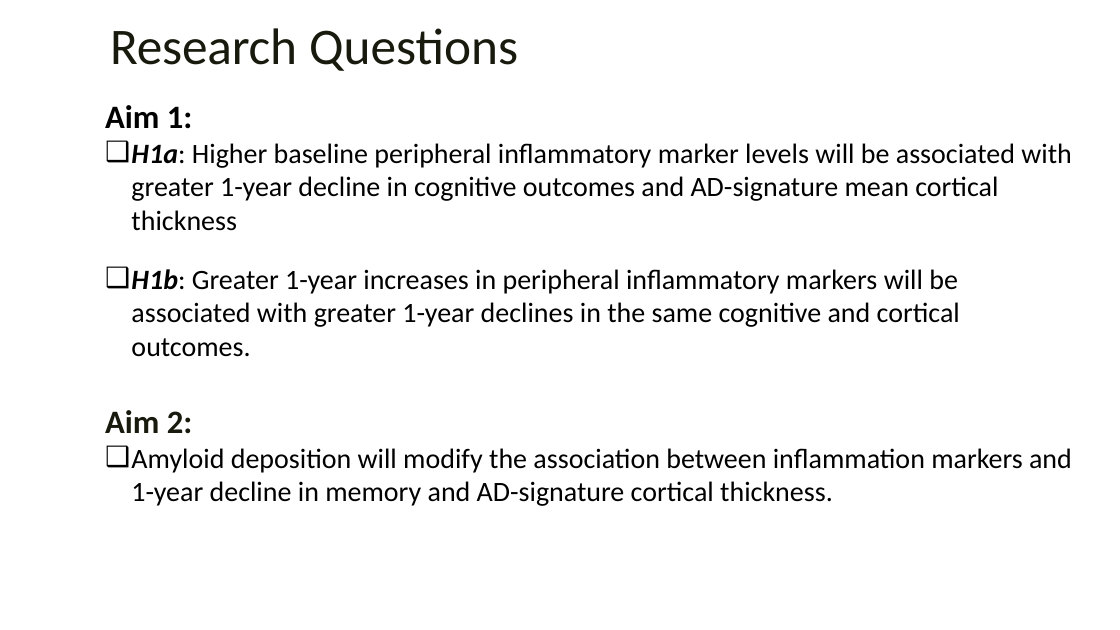
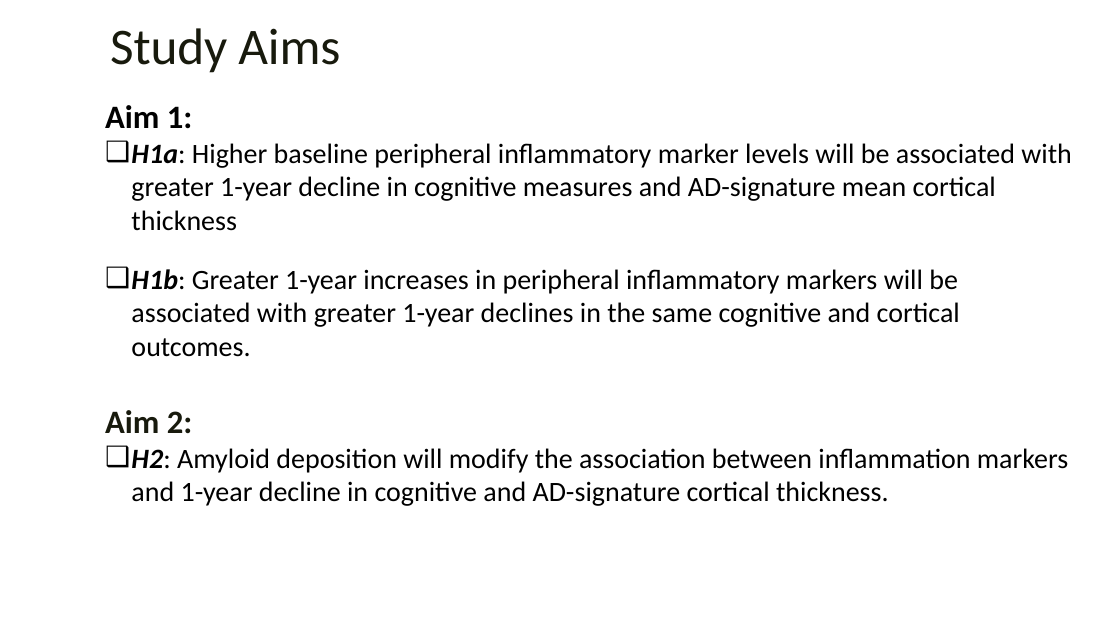
Before and after one commit to rysummers/BIOS6624-Class, a slide deck: slide 2 of Project2/Reports/Project2_Presentation_summers.pptx. Drawn at 1120x630 pixels with LibreOffice and Linux fonts; fonts in the diff are those of the drawing; background and template pictures are left out. Boxes give left, top, right and bottom in pixels: in the first picture for what was removed or moved away, otherwise in the second. Text is boxed around its words. In the diff, an @@ line names an element or a change of style, - is before the commit and + after.

```diff
--- a/Project2/Reports/Project2_Presentation_summers.pptx
+++ b/Project2/Reports/Project2_Presentation_summers.pptx
@@ text at bbox=[110, 28, 340, 73]: text changed @@
-Research Questions
+Study Aims
@@ text at bbox=[131, 143, 1071, 231]: text changed @@
-❑ H1a: Higher baseline peripheral inflammatory marker levels will be associated with greater 1-year decline in cognitive outcomes and AD-signature mean cortical thickness
+❑ H1a: Higher baseline peripheral inflammatory marker levels will be associated with greater 1-year decline in cognitive measures and AD-signature mean cortical thickness
@@ text at bbox=[131, 448, 1068, 506]: text changed @@
-❑ Amyloid deposition will modify the association between inflammation markers and 1-year decline in memory and AD-signature cortical thickness.
+❑ H2: Amyloid deposition will modify the association between inflammation markers and 1-year decline in cognitive and AD-signature cortical thickness.
```
Also in this commit, not shown: 4 other slides changed, 1 slide added, 2 slides removed, 7 other files.
